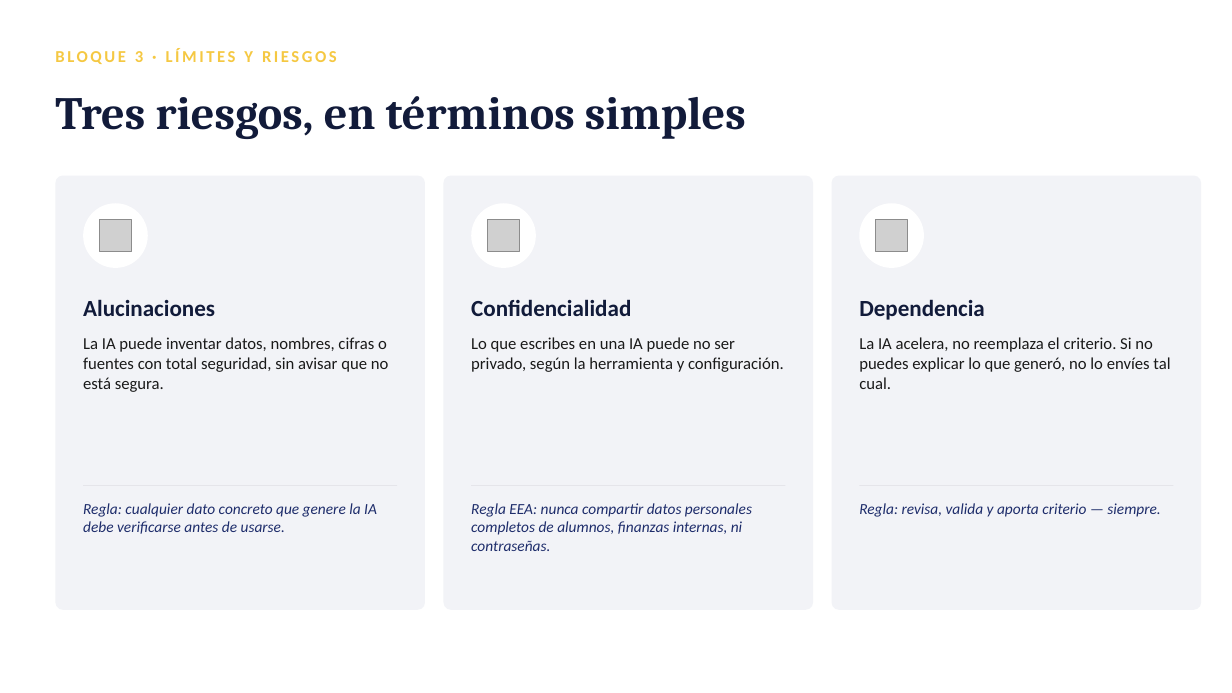
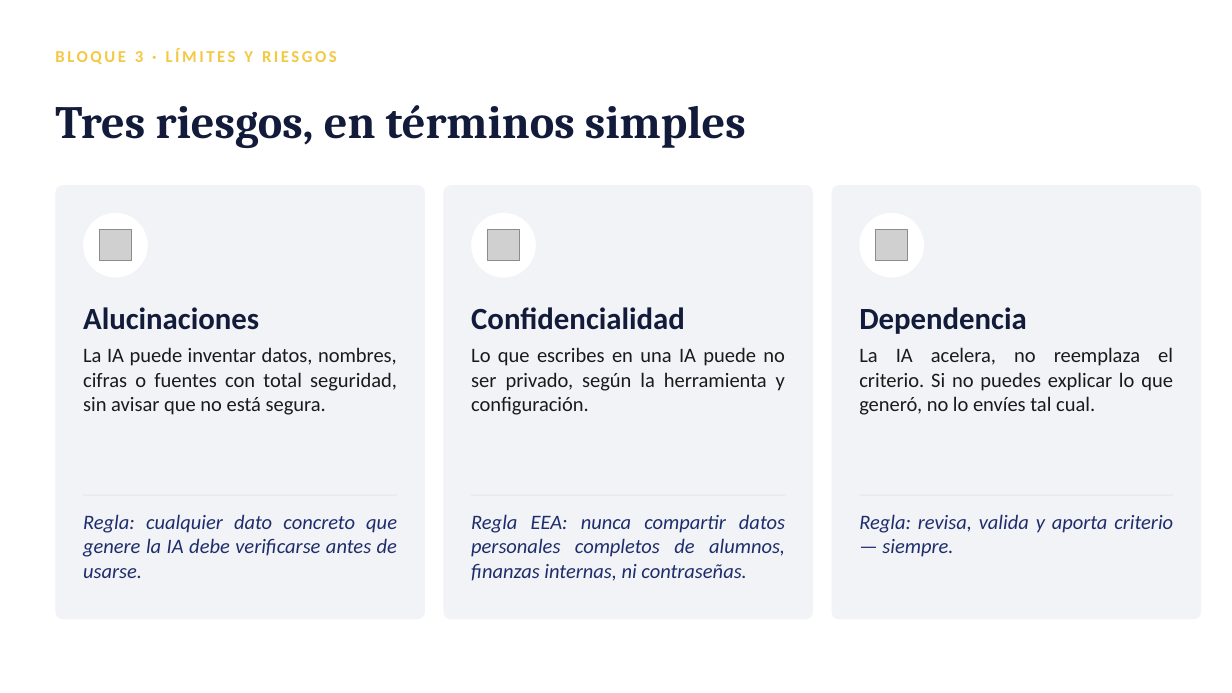
Before and after one commit to lyly2785/taller-ia-eea, a slide deck: slide 11 of Sesion0_Presentacion.pptx. Drawn at 1232x693 pixels with LibreOffice and Linux fonts; fonts in the diff are those of the drawing; grey boxes stand for pictures. Boxes give left, top, right and bottom in pixels: in the first picture for what was removed or moved away, otherwise in the second. Text is boxed around its words. In the diff, an @@ line names an element or a change of style, - is before the commit and + after.

```diff
--- a/Sesion0_Presentacion.pptx
+++ b/Sesion0_Presentacion.pptx
@@ 10 texts, 3 pictures, 3 rounded rectangles, 3 ellipses moved together from (x1=55, y1=96, x2=1202, y2=610) to (x1=55, y1=105, x2=1202, y2=619) @@
@@ size 18 to 24 pt; alignment left to justified in 3 elements at (x1=83, y1=307, x2=259, y2=330), (x1=471, y1=307, x2=685, y2=330), (x1=859, y1=307, x2=1027, y2=334) @@
@@ size 13 to 16 pt; alignment left to justified in 3 elements at (x1=83, y1=347, x2=397, y2=415), (x1=471, y1=347, x2=785, y2=415), (x1=859, y1=347, x2=1173, y2=415) @@
@@ size 12 to 16 pt; alignment left to justified in 3 elements at (x1=83, y1=514, x2=397, y2=578), (x1=471, y1=514, x2=785, y2=581), (x1=859, y1=514, x2=1173, y2=557) @@
```
Also in this commit, not shown: 10 other slides changed.
